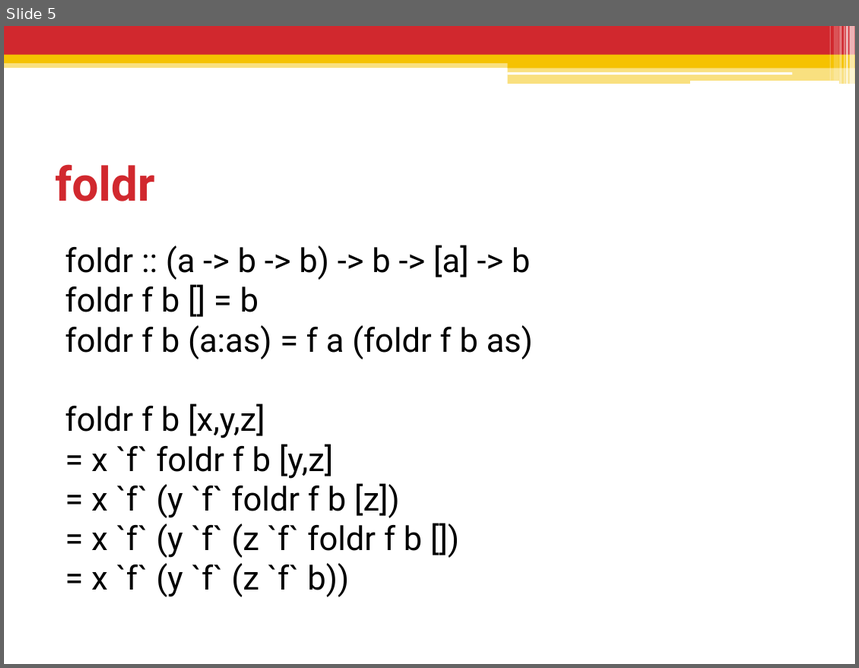
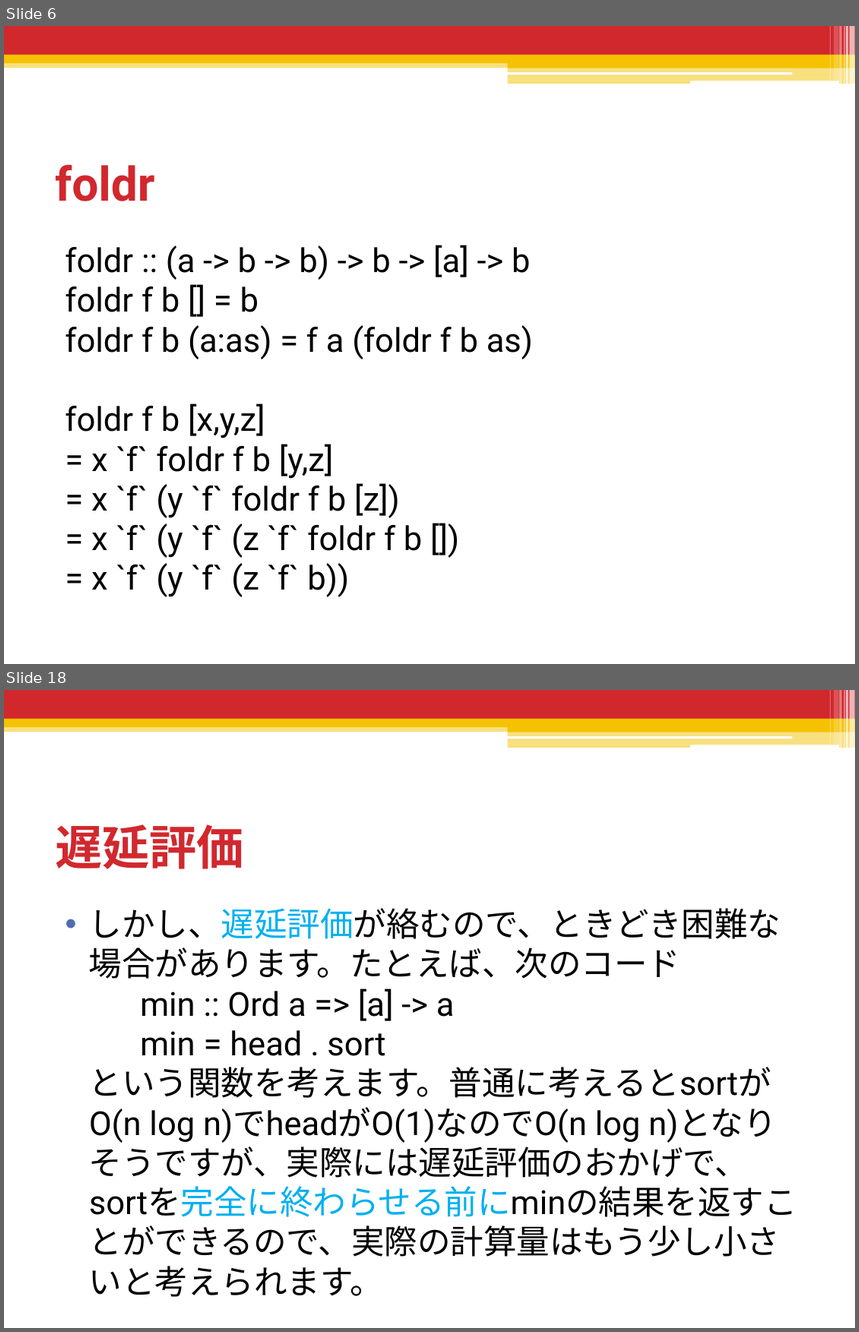
Before and after one commit to shiatsumat/HaskellLecture, a slide deck: 3_recursion_data/slides/3_recursion_data.pptx. Shown one above the other, each under a label of ours: slide 5 before the commit, slides 6 and 18 after it; the slides between them are not shown. The pictures are 859x668 and 859x1332 pixels, drawn with LibreOffice and Linux fonts; fonts in the diff are those of the drawing. Boxes give left, top, right and bottom in pixels: in the first picture for what was removed or moved away, otherwise in the second. Text is boxed around its words. In the diff, an @@ line names an element or a change of style, - is before the commit and + after.

```diff
--- a/3_recursion_data/slides/3_recursion_data.pptx
+++ b/3_recursion_data/slides/3_recursion_data.pptx
@@ slide 18 added at [4,690,855,1328], background #FFFFFF; not listed: 13 template elements that a slide beside it also shows @@
@@ title added at [55,825,244,869], 40 pt, text #D1282E, bold @@
+遅延評価
@@ text added at [89,908,781,1297], 28 pt, text #000000 @@
+• しかし、遅延評価が絡むので、ときどき困難な場合があります。たとえば、次のコード
+  min :: Ord a => [a] -> a
+  min = head . sort
+  という関数を考えます。普通に考えるとsortがO(n log n)でheadがO(1)なのでO(n log n)となりそうですが、実際には遅延評価のおかげで、sortを完全に終わらせる前にminの結果を返すことができるので、実際の計算量はもう少し小さいと考えられます。
@@ what was slide 5 is now slide 6 @@
```
Also in this commit, not shown: 16 other slides added, 3 slides removed, 26 other files.
